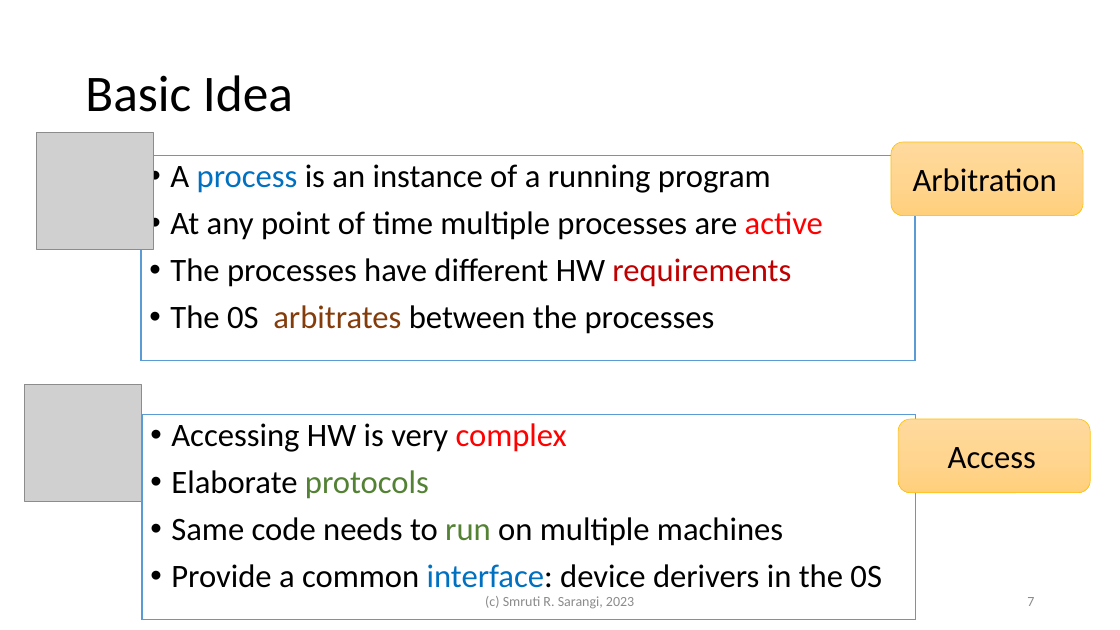
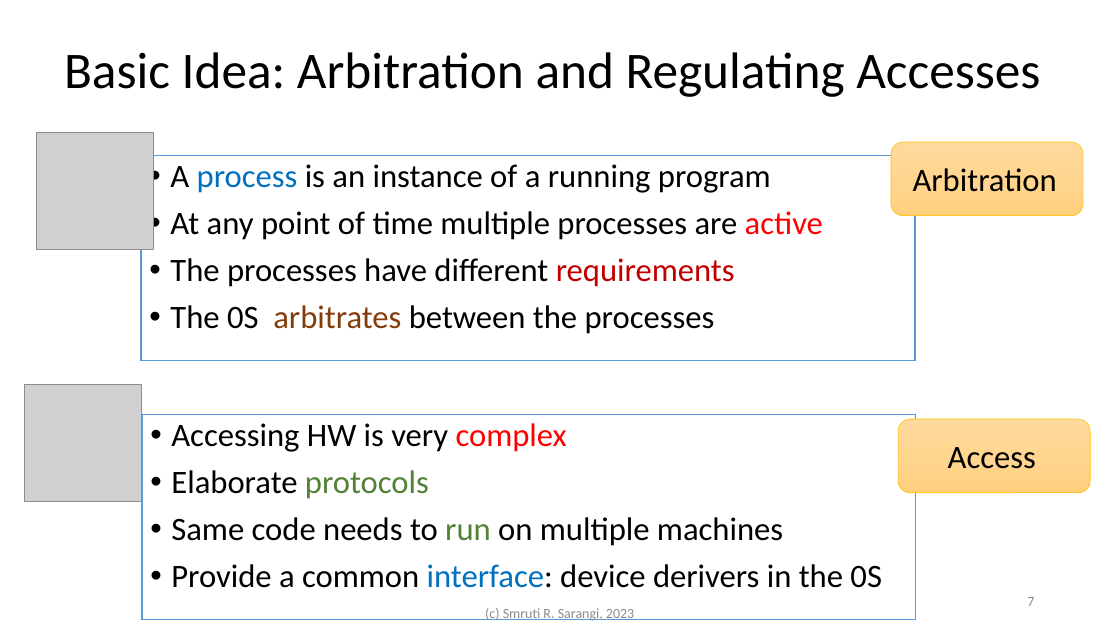
Before and after one commit to srsarangi/srsarangi.github.io, a slide deck: slide 7 of osbook/slides/1.intro.pptx. Drawn at 1120x630 pixels with LibreOffice and Linux fonts; fonts in the diff are those of the drawing; grey boxes stand for pictures. Boxes give left, top, right and bottom in pixels: in the first picture for what was removed or moved away, otherwise in the second. Text is boxed around its words. In the diff, an @@ line names an element or a change of style, - is before the commit and + after.

```diff
--- a/osbook/slides/1.intro.pptx
+++ b/osbook/slides/1.intro.pptx
@@ title at (64, 52, 1040, 97): text changed @@
-Basic Idea
+Basic Idea: Arbitration and Regulating Accesses
@@ text at (170, 258, 735, 287): text changed @@
-• The processes have different HW requirements
+• The processes have different requirements
@@ text "(c) Smruti R. Sarangi, 2023": place and size @@
-text "(c) Smruti R. Sarangi, 2023" at (485, 596, 634, 609)
+text "(c) Smruti R. Sarangi, 2023" at (485, 608, 634, 621)
```
Also in this commit, not shown: 13 other slides changed, 2 slides added, 1 other file.
